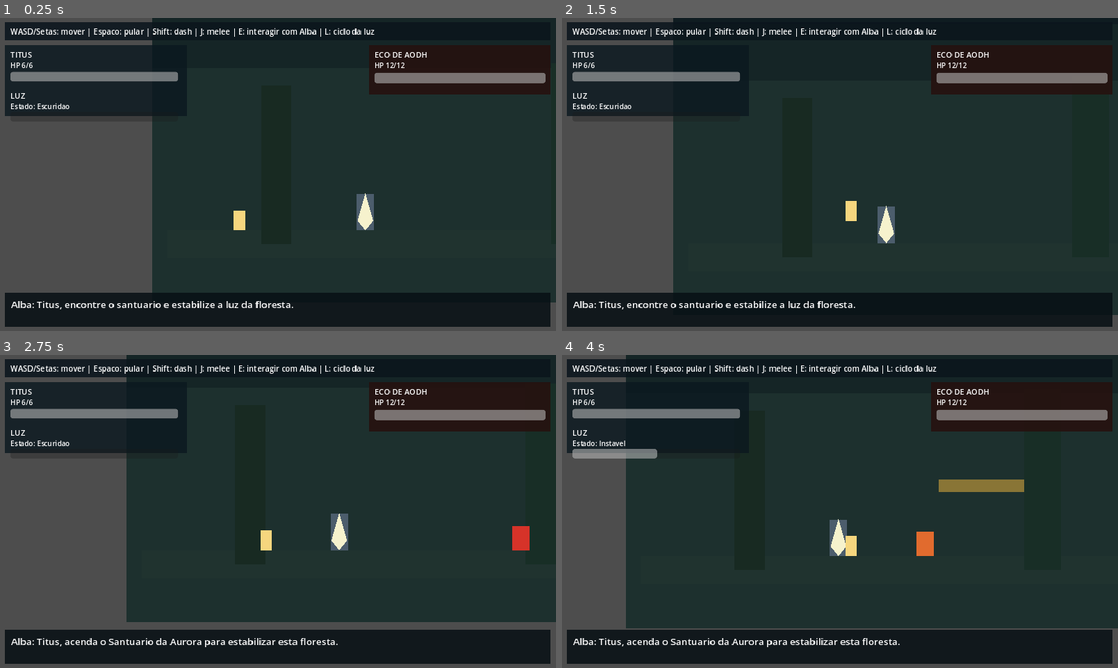
Above: before the commit, frames 1-4 (two rows, left to right).
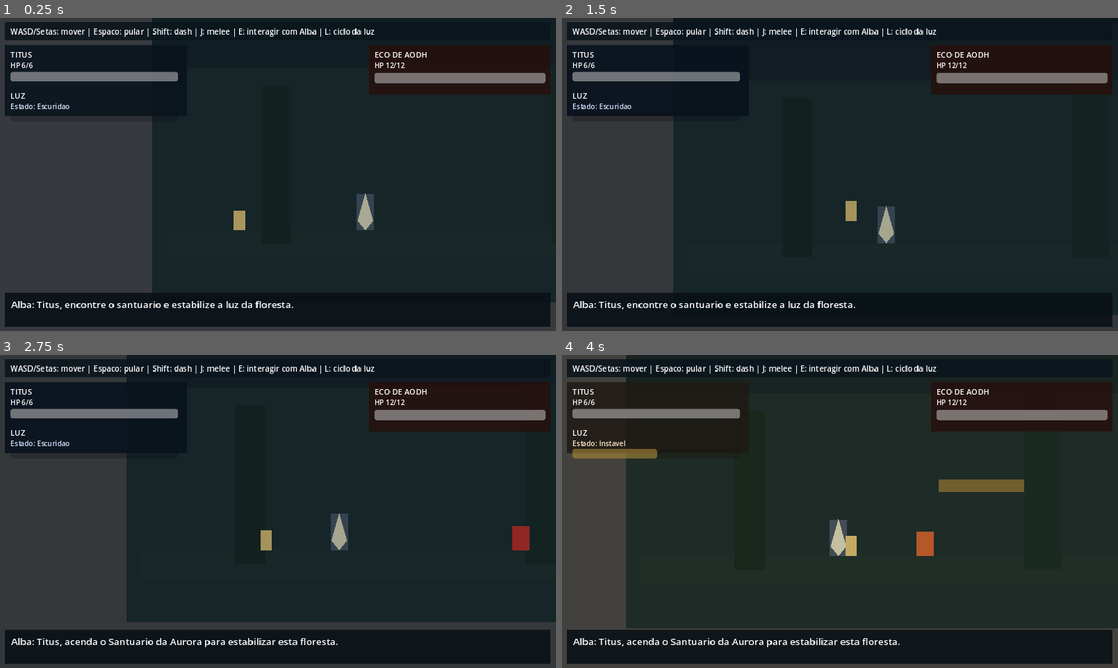
Above: after the commit, the same moments.

Repository: Pharosi/projetTitus
Game: Godot game, scene res://scenes/main/Main.tscn
Same seed, same stepped clock (60 frames per second), same inputs: the game is played once before the commit and once after it.
Inputs:
- Up to frame 1 (0.25 s): no input
- Up to frame 2 (1.5 s): tap Enter at 0.5 s; hold D (move_right) from 0.53 s (still down); tap J (attack_melee) at 0.6 s; tap Space (jump) at 0.77 s; tap K (attack_ranged) at 1.35 s
- Up to frame 3 (2.75 s): tap Space (jump) at 1.52 s; release D (move_right) at 2.03 s; hold A (move_left) from 2.03 s (still down); tap Shift (dash) at 2.1 s
- Up to frame 4 (4 s): release A (move_left) at 2.78 s; hold D (move_right) from 2.78 s (still down); tap E (interact) at 2.85 s; tap Space (jump) at 3.02, 3.77 s; hold L (light_action) from 3.53 s (still down)

The runs differ from the first frame. In frame 1, 0.6% of the frame differs, in the area x 2-68%, y 27-68%; in frame 2, 0.6%; in frame 3, 0.8%; in frame 4, 1.1%, in the area x 1-67%, y 27-65%.

Commit message:
feat: adiciona transicao suave de luz no cenario e hud

Diff:
--- a/scenes/main/Main.tscn
+++ b/scenes/main/Main.tscn
@@ -20,6 +20,16 @@
 anchor_bottom = 1.0
 grow_horizontal = 2
 grow_vertical = 2
+
+[node name="SceneLightOverlay" type="ColorRect" parent="CanvasLayer/UIRoot"]
+layout_mode = 1
+anchors_preset = 15
+anchor_right = 1.0
+anchor_bottom = 1.0
+grow_horizontal = 2
+grow_vertical = 2
+mouse_filter = 2
+color = Color(0.05, 0.09, 0.14, 0.26)
 
 [node name="TopPanel" type="ColorRect" parent="CanvasLayer/UIRoot"]
 layout_mode = 0
--- a/scripts/core/game.gd
+++ b/scripts/core/game.gd
@@ -1,6 +1,7 @@
 extends Node2D
 
 @onready var status_label: Label = $CanvasLayer/UIRoot/TopPanel/StatusLabel
+@onready var left_panel: ColorRect = $CanvasLayer/UIRoot/LeftPanel
 @onready var light_label: Label = $CanvasLayer/UIRoot/LeftPanel/LightLabel
 @onready var player_label: Label = $CanvasLayer/UIRoot/LeftPanel/PlayerLabel
 @onready var boss_label: Label = $CanvasLayer/UIRoot/BossPanel/BossLabel
@@ -8,6 +9,7 @@
 @onready var player_health_bar: ProgressBar = $CanvasLayer/UIRoot/LeftPanel/PlayerHealthBar
 @onready var boss_health_bar: ProgressBar = $CanvasLayer/UIRoot/BossPanel/BossHealthBar
 @onready var light_state_bar: ProgressBar = $CanvasLayer/UIRoot/LeftPanel/LightStateBar
+@onready var scene_light_overlay: ColorRect = $CanvasLayer/UIRoot/SceneLightOverlay
 
 @onready var spawn_marker: Marker2D = $ForestSlice/Spawn
 @onready var titus: Node2D = $Titus
@@ -15,6 +17,7 @@
 @onready var aodh_echo: Node = $ForestSlice/AodhEcho
 
 var narrative_timeout_left: float = 0.0
+var light_tween: Tween
 
 func _ready() -> void:
 	titus.global_position = spawn_marker.global_position
@@ -54,7 +57,7 @@
 
 func _on_light_state_changed(_area_id: StringName, light_state: int) -> void:
 	light_label.text = "Estado: %s" % LightState.get_state_name()
-	light_state_bar.value = float(light_state)
+	_animate_light_feedback(light_state)
 
 func _on_player_health_changed(current: int, maximum: int) -> void:
 	player_label.text = "HP %d/%d" % [current, maximum]
@@ -99,3 +102,38 @@
 	var current: int = int(aodh_echo.get("current_health"))
 	var maximum: int = int(aodh_echo.get("max_health"))
 	_on_boss_health_changed(current, maximum)
+
+func _animate_light_feedback(light_state: int) -> void:
+	var overlay_color: Color = Color(0.05, 0.09, 0.14, 0.26)
+	var panel_color: Color = Color(0.04, 0.09, 0.12, 0.80)
+	var label_color: Color = Color(1.0, 1.0, 1.0, 1.0)
+	var bar_tint: Color = Color(0.55, 0.65, 0.92, 1.0)
+
+	match light_state:
+		LightState.State.DARK:
+			overlay_color = Color(0.03, 0.06, 0.10, 0.34)
+			panel_color = Color(0.03, 0.07, 0.11, 0.88)
+			label_color = Color(0.82, 0.89, 1.0, 1.0)
+			bar_tint = Color(0.48, 0.60, 0.94, 1.0)
+		LightState.State.UNSTABLE:
+			overlay_color = Color(0.14, 0.11, 0.06, 0.24)
+			panel_color = Color(0.12, 0.10, 0.08, 0.86)
+			label_color = Color(1.0, 0.93, 0.78, 1.0)
+			bar_tint = Color(0.95, 0.76, 0.30, 1.0)
+		LightState.State.LIT:
+			overlay_color = Color(0.30, 0.25, 0.12, 0.14)
+			panel_color = Color(0.14, 0.13, 0.08, 0.82)
+			label_color = Color(1.0, 0.98, 0.88, 1.0)
+			bar_tint = Color(1.0, 0.88, 0.30, 1.0)
+
+	if light_tween != null:
+		light_tween.kill()
+
+	light_tween = create_tween()
+	light_tween.set_trans(Tween.TRANS_SINE)
+	light_tween.set_ease(Tween.EASE_IN_OUT)
+	light_tween.parallel().tween_property(scene_light_overlay, "color", overlay_color, 0.35)
+	light_tween.parallel().tween_property(left_panel, "color", panel_color, 0.35)
+	light_tween.parallel().tween_property(light_label, "modulate", label_color, 0.35)
+	light_tween.parallel().tween_property(light_state_bar, "value", float(light_state), 0.28)
+	light_tween.parallel().tween_property(light_state_bar, "modulate", bar_tint, 0.35)
